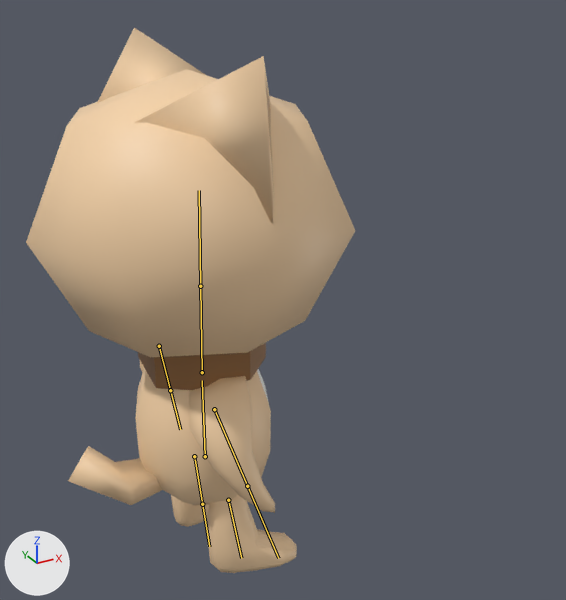
The FBX model Assets/Project/Runtime/Art/Characters/SM_Orange_Cat.fbx: old version first, new version second.
Both versions are drawn from a 50 mm camera at (-1.81, -4.3, 3.87) aimed at (0.48, -0.12, 1.78). Lighting does not change. The marker at lower left points along +X, +Y and +Z. The first picture is the older version. The bones that change, and the others that lie on the model, are drawn over the model as lines.
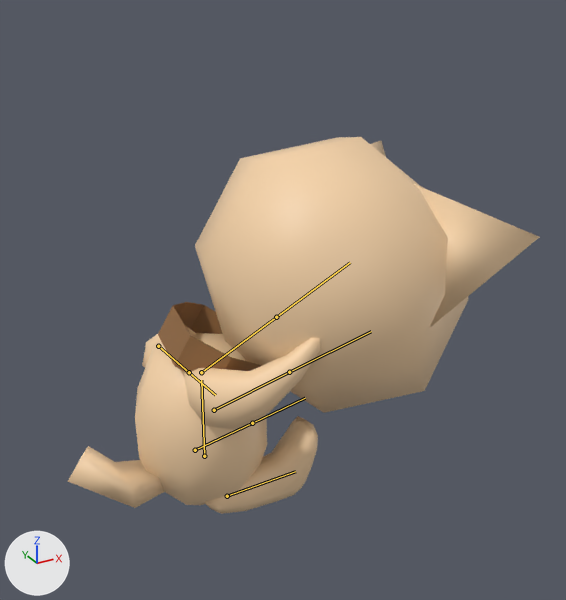
The newer file adds an action. The first version stands in its rest pose; the second is drawn at frame 9 of the action 'Armature|SitSad'.

What differs and where, as boxes [x1, y1, x2, y2] in the pictures (566 x 600 px):
'Cube.002', posed (23% wider, 31% shorter): before [26, 28, 355, 573]; after [135, 137, 539, 514]
'Cube.003', posed: before [138, 343, 266, 390]; after [158, 302, 262, 373]
'Cube.004', posed: before [68, 446, 162, 505]; after [68, 446, 164, 508]
bone 'Bone.001', root to tip: before (202, 372) to (200, 286); after (201, 372) to (276, 317)
bone 'Bone.002', root to tip: before (214, 409) to (247, 486); after (214, 410) to (289, 372)
bone 'Bone.003', root to tip: before (159, 346) to (170, 390); after (158, 346) to (189, 372)
bone 'Bone.004', root to tip: before (228, 500) to (241, 558); after (227, 496) to (295, 471)
bone 'Bone.005', root to tip: before (194, 456) to (202, 504); after (195, 450) to (252, 423)

What the commit changed:
Bone 'Bone.001' (bone_bone_001) turns from (0, 0, 0) to (7, 4, -57) degrees about its own x, y and z.
Bone 'Bone.002' (bone_bone_002) turns from (0, 0, 0) to (-41, -15, -91) degrees about its own x, y and z.
Bone 'Bone.003' (bone_bone_003) turns from (0, 0, 0) to (6, 12, -19) degrees about its own x, y and z.
Bone 'Bone.004' (bone_bone_004) moves from (0.0, 0.0, 0.0) to (-0.005, -0.035, -0.001).
Bone 'Bone.004' (bone_bone_004) turns from (0, 0, 0) to (-3, 3, -85) degrees about its own x, y and z.
Bone 'Bone.005' (bone_bone_005) moves from (0.0, 0.0, 0.0) to (0.017, -0.049, 0.008).
Bone 'Bone.005' (bone_bone_005) turns from (0, 0, 0) to (9, -9, -85) degrees about its own x, y and z.
